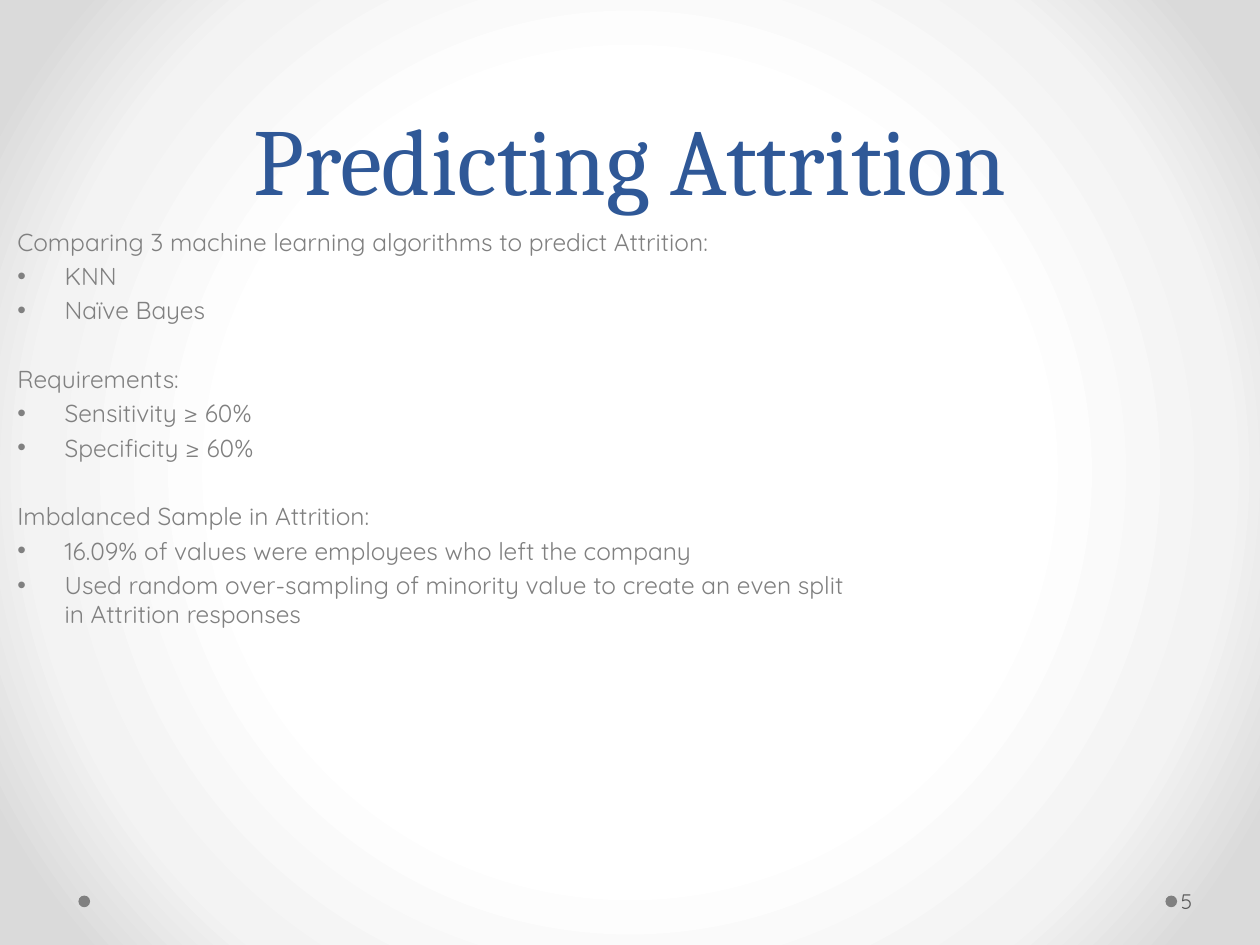
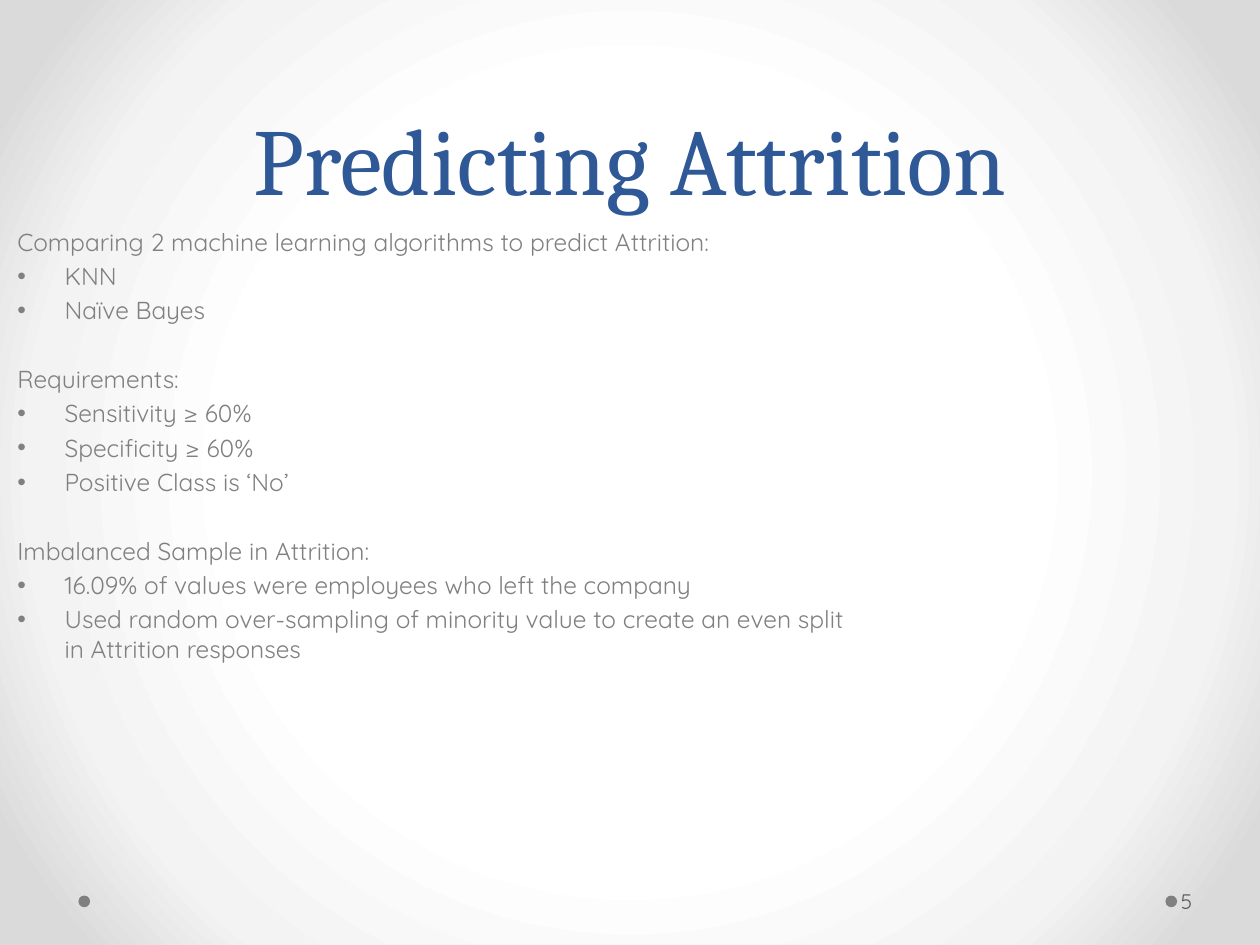
Before and after one commit to C-Stewart-GH/Attrition_and_Income_Prediction_Case_Study, a slide deck: slide 5 of PPT_Presentation/Final_CS2_Presentation.pptx. Drawn at 1260x945 pixels with LibreOffice and Linux fonts; fonts in the diff are those of the drawing. Boxes give left, top, right and bottom in pixels: in the first picture for what was removed or moved away, otherwise in the second. Text is boxed around its words. In the diff, an @@ line names an element or a change of style, - is before the commit and + after.

```diff
--- a/PPT_Presentation/Final_CS2_Presentation.pptx
+++ b/PPT_Presentation/Final_CS2_Presentation.pptx
@@ text at (17, 233, 709, 256): text changed @@
-Comparing 3 machine learning algorithms to predict Attrition:
+Comparing 2 machine learning algorithms to predict Attrition:
@@ text at (65, 473, 289, 491): paragraph added @@
+• Positive Class is ‘No’
```
Also in this commit, not shown: 5 other slides changed, 1 slide removed, 2 other files.
